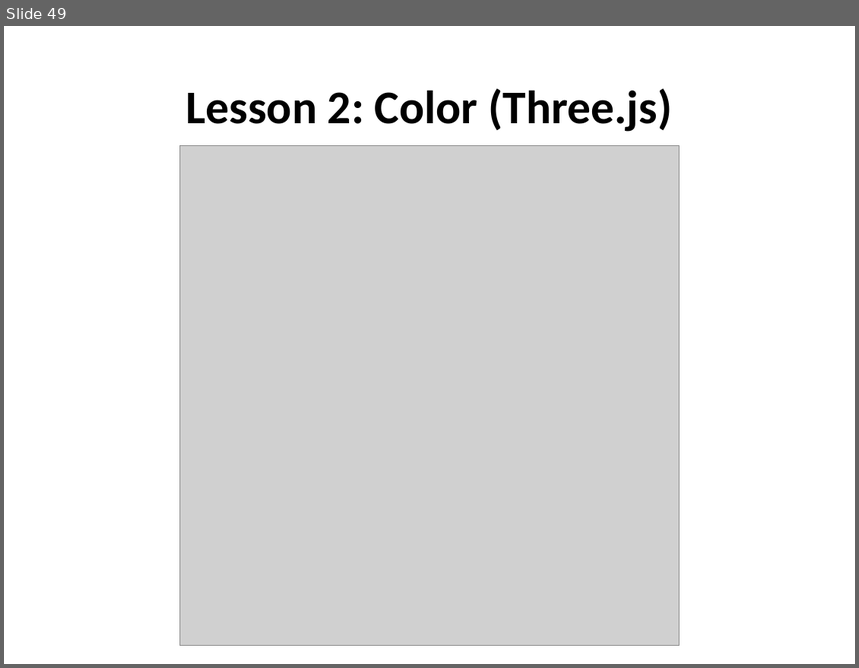
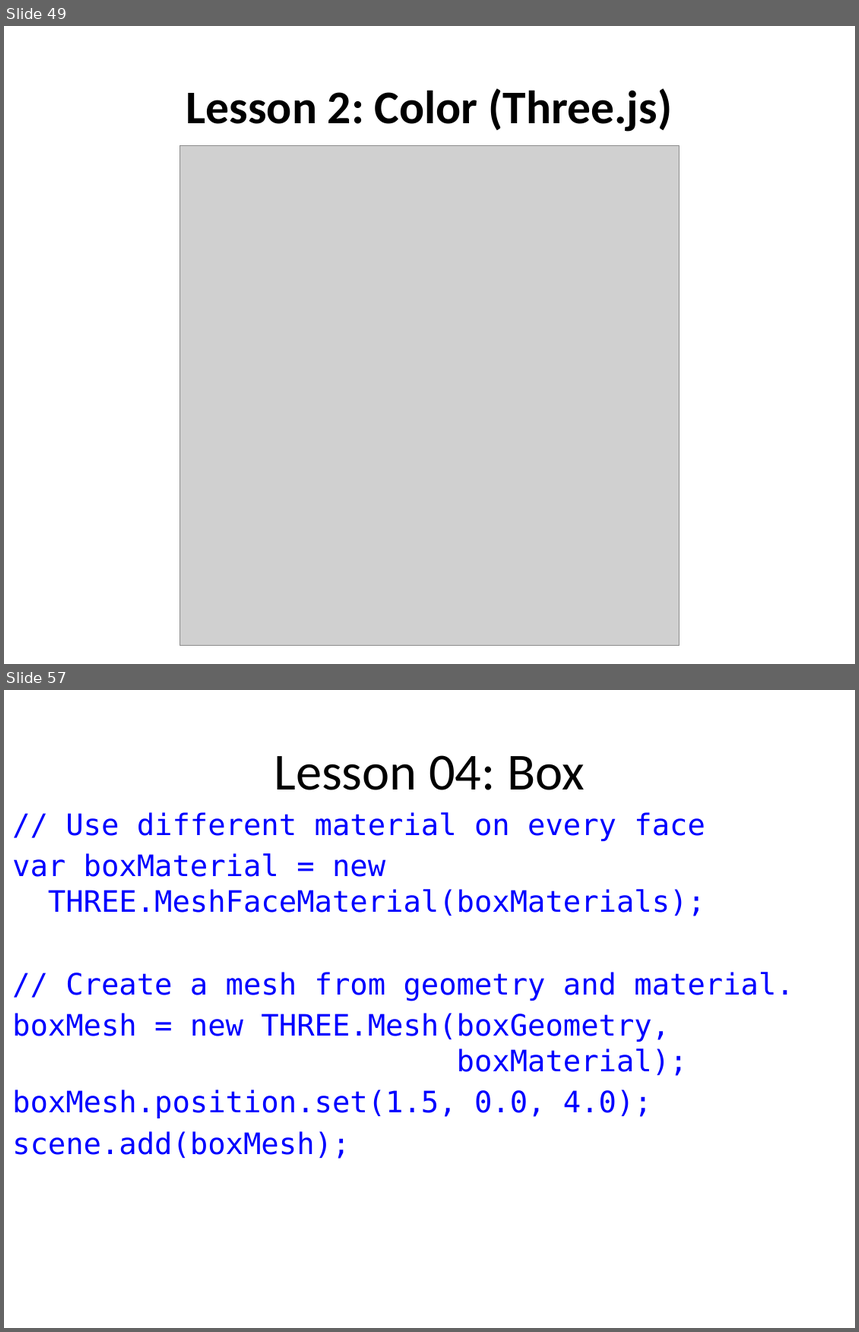
Before and after one commit to uva-graphics/webgl, a slide deck: slides.pptx. Shown one above the other, each under a label of ours: slide 49 before the commit, slides 49 and 57 after it; the slides between them are not shown. The pictures are 859x668 and 859x1332 pixels, drawn with LibreOffice and Linux fonts; fonts in the diff are those of the drawing; grey boxes stand for pictures. Boxes give left, top, right and bottom in pixels: in the first picture for what was removed or moved away, otherwise in the second. Text is boxed around its words. In the diff, an @@ line names an element or a change of style, - is before the commit and + after.

```diff
--- a/slides.pptx
+++ b/slides.pptx
@@ slide 57 added at (4, 690, 855, 1328), background #FFFFFF @@
@@ title added at (274, 755, 585, 790), 44 pt, text #000000 @@
+Lesson 04: Box
@@ text added at (12, 812, 794, 1159), 25 pt, text #0000FF @@
+// Use different material on every face
+var boxMaterial = new
+THREE.MeshFaceMaterial(boxMaterials);
+// Create a mesh from geometry and material.
+boxMesh = new THREE.Mesh(boxGeometry,
+boxMaterial);
+boxMesh.position.set(1.5, 0.0, 4.0);
+scene.add(boxMesh);
```
Also in this commit, not shown: 14 other slides added, 1 slide removed, 1 other file.
